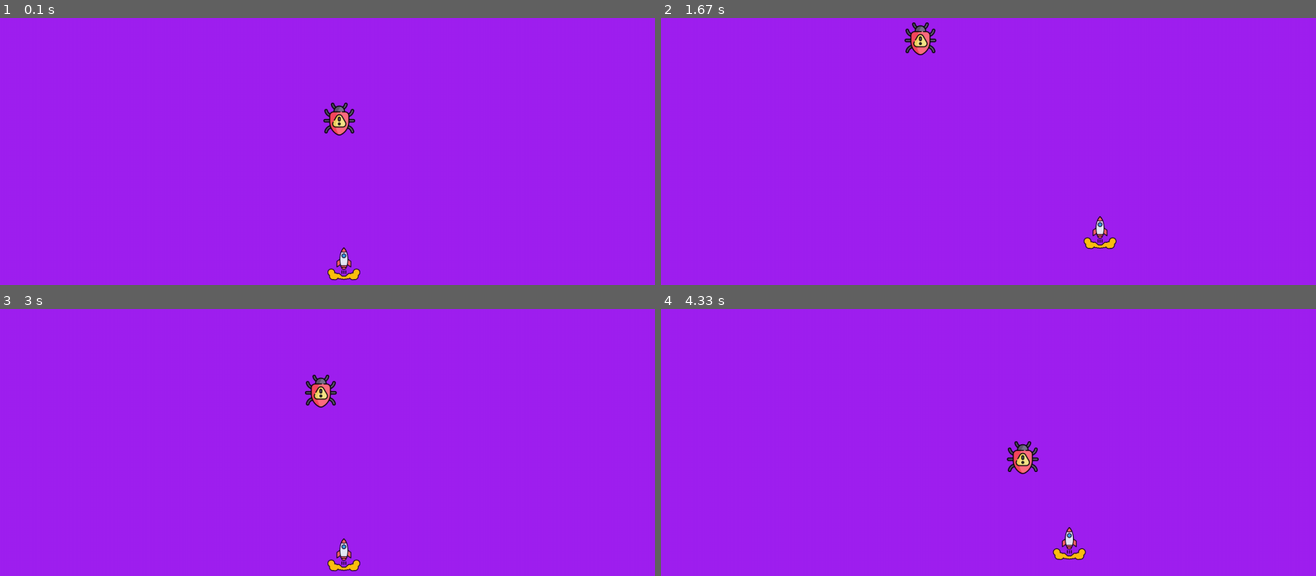
Above: before the commit, frames 1-4 (two rows, left to right).
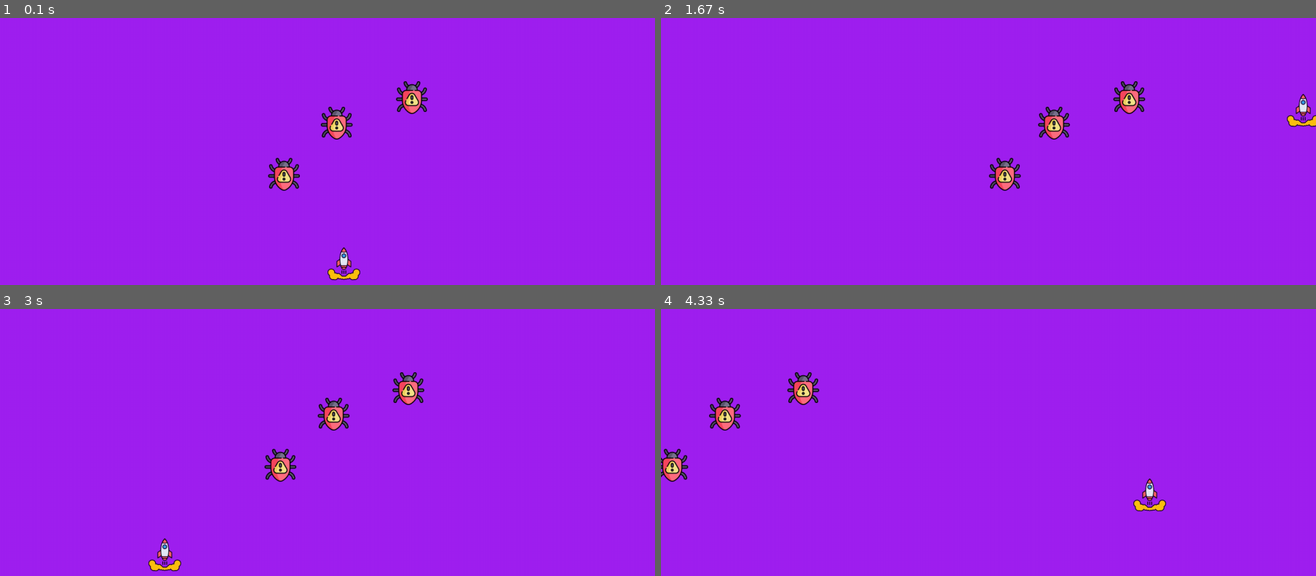
Above: after the commit, the same moments.

Repository: junaid-h0ssain/pygame_leaning
Game: pygame game, started from example.py
Same seed, same stepped clock (60 frames per second), same inputs: the game is played once before the commit and once after it.
Inputs:
- Up to frame 1 (0.1 s): no input
- Up to frame 2 (1.67 s): hold D 0.33-0.8 s; hold W 0.83-1.13 s; hold D 1.17-1.63 s
- Up to frame 3 (3 s): hold A 1.67-2.2 s; hold S 2.23-2.53 s; hold A 2.57-2.97 s
- Up to frame 4 (4.33 s): hold W 3-3.37 s; hold D 3.4-4.03 s; hold S from 4.07 s (still down)

The runs differ from the first frame. In frame 1, 1.3% of the frame differs, in the area x 40-66%, y 23-65%; in frame 2, 2.2%, in the area x 37-100%, y 1-87%; in frame 3, 2.1%; in frame 4, 2.2%.

Commit message:
made enemy move a function

Diff:
--- a/example.py
+++ b/example.py
@@ -9,8 +9,8 @@
 clock = pygame.time.Clock()
 running = True
 dt = 0
-speed = 200
-bug_speed = 100
+speed = 1000
+bug_speed = 200
 player_pos = pygame.Vector2(screen.get_width() / 2, screen.get_height() / 1.5)
 bug_pos = pygame.Vector2(screen.get_width() / 2, screen.get_height() / 3.5)
 playerImg = pygame.image.load('assets/rocket.png')
@@ -23,8 +23,27 @@
 def player(xpos,ypos):
     screen.blit(playerImg,(xpos,ypos) )
 
-def bug(xpos,ypos):
+def bug(xpos,ypos,ranmin):
     screen.blit(bugImg,(xpos,ypos) )
+    global bug_movex
+    global bug_movey
+    if bug_pos.x !=bug_movex and bug_pos.y != bug_movey:
+        if bug_pos.x >=bug_movex:
+            bug_pos.x -= bug_speed * dt
+        else:
+            bug_pos.x += bug_speed * dt
+        # if bug_pos.y >bug_movey:
+        #     bug_pos.y -= bug_speed * dt
+        # else:
+        #     bug_pos.y += bug_speed * dt
+
+    if bug_movex<=0 or bug_movey<=0:
+        bug_movex = random.randint(0,1280)-ranmin
+        bug_movey = random.randint(0,720)+ranmin
+        print(bug_movex,bug_movey)
+    else:
+        bug_movex-=1
+        bug_movey-=1
 
 while running:
     # poll for events
@@ -37,7 +56,9 @@
     screen.fill("purple")
 
     player(player_pos.x,player_pos.y)
-    bug(bug_pos.x,bug_pos.y)
+    bug(bug_pos.x+150,bug_pos.y-50,500)
+    bug(bug_pos.x,bug_pos.y,100)
+    bug(bug_pos.x-100,bug_pos.y+100,150)
     #bug(xpos_bug,ypos_bug)
     #bug_movement()
 
@@ -46,7 +67,7 @@
         if player_pos.y >0:
             player_pos.y -= speed * dt
     if keys[pygame.K_s]:
-        if player_pos.y <620:
+        if player_pos.y <650:
             player_pos.y += speed * dt
     if keys[pygame.K_a]:
         if player_pos.x >0:
@@ -55,28 +76,19 @@
         if player_pos.x <1220:
             player_pos.x += speed * dt
 
-    if bug_pos.y >bug_movey:
-        bug_pos.y -= bug_speed * dt
-
-    if bug_pos.y <bug_movey:
-        bug_pos.y += bug_speed * dt
-
-    if bug_pos.x >=bug_movex:
-        bug_pos.x -= bug_speed * dt
-
-    if bug_pos.x <bug_movex:
-        bug_pos.x += bug_speed * dt
+    # if bug_pos.y >bug_movey:
+    #     bug_pos.y -= bug_speed * dt
+    # if bug_pos.x >=bug_movex:
+    #     bug_pos.x -= bug_speed * dt
+    # if bug_pos.y <bug_movey:
+    #     bug_pos.y += bug_speed * dt
+    # if bug_pos.x <bug_movex:
+    #     bug_pos.x += bug_speed * dt
 
 
-    if bug_movex<=0 or bug_movey<=0:
-        bug_movex = random.randint(0,1200)
-        bug_movey = random.randint(0,700)
-    else:
-        bug_movex-=1
-        bug_movey-=1
 
     if ((bug_movex>=(player_pos.x-140)) and (bug_movex <=(player_pos.x+140))) and ((bug_movey>=(player_pos.y-140)) and (bug_movey <=(player_pos.y+140))):
-        print(f'Hit!!{i}')
+        #print(f'Hit!!{i}')
         i+=1
 
 
@@ -86,6 +98,6 @@
     # limits FPS to 60
     # dt is delta time in seconds since last frame, used for framerate-
     # independent physics.
-    dt = clock.tick(240) / 1000
+    dt = clock.tick(60) / 1000
 
 pygame.quit()
